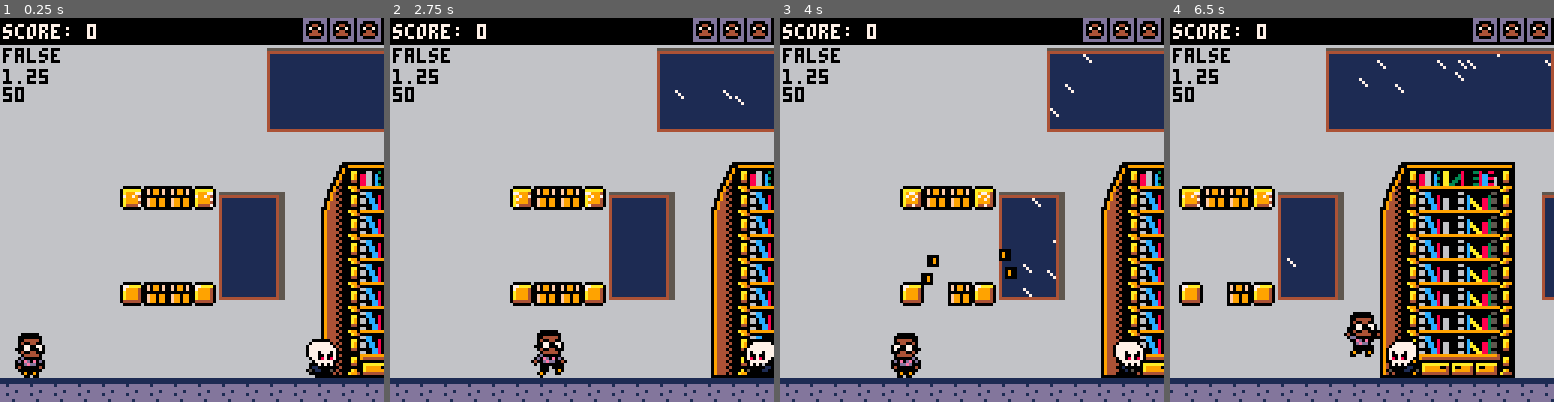
Above: before the commit, frames 1-4 (left to right).
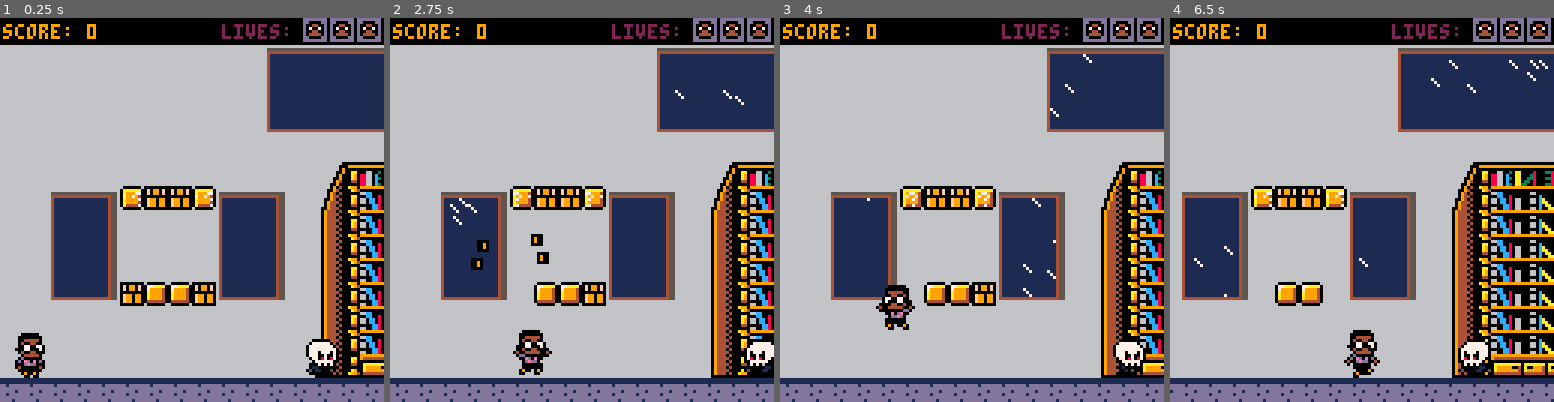
Above: after the commit, the same moments.

Repository: cwrightlibrary/pico-8
Game: PICO-8 cartridge library_game/carts/library-game.p8
The game is run twice, just before and just after one commit, with the same random seed, the same clock (stepped at 60 frames per second) and the same inputs.
Inputs:
- Up to frame 1 (0.25 s): no input
- Up to frame 2 (2.75 s): tap X (X key) at 0.33, 1.07, 1.85 s; tap O (Z key) at 0.7, 1.7, 2.1, 2.5 s; hold Right 1.6-2.1 s; hold Up 2.15-2.42 s; hold Right from 2.47 s (still down)
- Up to frame 3 (4 s): tap O (Z key) at 2.9, 3.3, 3.7 s; tap X (X key) at 2.97 s; release Right at 3.03 s; hold Left 3.08-3.58 s; hold Down 3.63-3.97 s
- Up to frame 4 (6.5 s): hold Right 4.02-4.68 s; tap X (X key) at 4.08, 5.2, 6.32 s; tap O (Z key) every 0.4 s from 4.1 to 6.1 s; hold Up 4.73-5.03 s; hold Left 5.08-5.68 s; hold Down 5.73-6.03 s; hold Right from 6.08 s (still down)

The runs differ from the first frame. In frame 1, 6.9% of the frame differs, in the area x 0-75%, y 1-75%; in frame 2, 8.4%; in frame 3, 8.8%; in frame 4, 41%, in the area x 0-100%, y 1-94%.

Commit message:
Add files via upload

Diff:
--- a/library_game/carts/library-game.p8
+++ b/library_game/carts/library-game.p8
@@ -62,7 +62,7 @@
  coin_update()
  q_brick_update()
 end
-timersk=0
+
 function _draw()
  cls(1)
  rain_draw()
@@ -82,9 +82,6 @@
   print('press p',cam_x+44,61,7)
  end
  _ui()
- print(p.hit,cam_x+1,10,0)
- print(p.max_dx,cam_x+1,17,0)
- print(timersk)
 end
 -->8
 --ui
@@ -93,7 +90,8 @@
  for i=1,p.lives do
   spr(45,cam_x+128-(9*i),0,1,1)
  end
- print('score: '..p.score,cam_x+1,2,7)
+ print('lives: ',cam_x+128-54,2,2)
+ print('score: '..p.score,cam_x+1,2,9)
 end
 
 function break_brick()
@@ -175,6 +173,7 @@
   jumping=false,
   falling=false,
   looper=false,
+  idle=true,
   waiting=0,
   acc=.2,
   boost=2,
@@ -189,7 +188,11 @@
   hit_down=.7,
   hit_tip='',
   lives=3,
-  hurt_loop=false
+  hurt_loop=false,
+  invincible=false,
+  invincible_timer=200,
+  invincible_sp_switch=false,
+  invincible_sp_flash=5
  }
 end
 
@@ -198,6 +201,18 @@
  p.dx*=friction
  --input
  --move left/right
+ if not btn(0)
+ and not btn(1)
+ and not btn(2)
+ and not btn(3)
+ and not btn(4)
+ and not p.jumping
+ and not p.falling
+ and not p.sliding then
+  p.idle=true
+ else
+  p.idle=false
+ end
  if p.lives>0 then
   if btn(⬅️) then
    p.dx-=p.acc
@@ -249,7 +264,7 @@
   end
   if btn(5)
   and not p.hit then
-   p.max_dx=1.75
+   p.max_dx=2.5
   elseif not btn(5)
   and not p.hit then
    p.max_dx=1.25
@@ -356,62 +371,80 @@
     p.anim=time()
     if p.hit_down<10 then
      p.hit_down*=1.1
+     end
      if p.y<140 then
       p.y+=p.hit_down
      else
-      --game menu code
+    end
+   end
+  end
+ end
+end
+
+function p_animate()
+ if (p.invincible and p.invincible_sp_switch)
+ or not p.invincible then
+  if p.running
+  and p.landed then
+   p.waiting=0
+   if time()-p.anim>.05 then
+    p.anim=time()
+    p.sp+=2
+    if p.sp>41 then
+     p.sp=33
+    end
+    if p.sp<33 then
+     p.sp=33
+    end
+   end
+   elseif not p.landed then
+    p.waiting=0
+    p.sp=11
+   else
+    if p.sp>10 then
+     p.sp=1
+    end
+    if p.waiting<rnd(540)+300 then
+     p.waiting+=1
+    else
+     if time()-p.anim>.1 then
+      p.anim=time()
+      if p.looper==false then
+       p.sp+=2
+       if p.sp>=9 then
+        p.looper=true
+       end
+      elseif p.looper==true then
+       p.sp-=2
+       if p.sp<=1 then
+        p.sp=1
+        p.looper=false
+        p.waiting=0
+      end
      end
     end
    end
   end
- end
-end
-
-function p_animate()
- if p.running
- and p.landed then
-  p.waiting=0
-  if time()-p.anim>.05 then
-   p.anim=time()
-   p.sp+=2
-   if p.sp>41 then
-    p.sp=33
-   end
-   if p.sp<33 then
-    p.sp=33
-   end
-  end
-  elseif not p.landed then
-   p.waiting=0
-   p.sp=11
-  else
-   if p.sp>10 then
-    p.sp=1
-   end
-   if p.waiting<rnd(540)+300 then
-    p.waiting+=1
-   else
-    if time()-p.anim>.1 then
-     p.anim=time()
-     if p.looper==false then
-      p.sp+=2
-      if p.sp>=9 then
-       p.looper=true
-      end
-     elseif p.looper==true then
-      p.sp-=2
-      if p.sp<=1 then
-       p.sp=1
-       p.looper=false
-       p.waiting=0
-     end
-    end
-   end
-  end
+ elseif not p.invincible_sp_switch then
+  p.sp=103
  end
  if p.hit
  and p.lives<1 then
   p.sp=13
+ end
+ if p.invincible then
+  if p.invincible_timer>0 then
+   p.invincible_timer-=1
+  else
+   p.invincible=false
+   p.invincible_timer=200
+  end
+  if p.invincible_sp_flash>0 then
+   p.invincible_sp_flash-=1
+  else
+   p.invincible_sp_switch=not p.invincible_sp_switch
+   p.invincible_sp_flash=5
+  end
  end
 end
 
@@ -466,7 +499,8 @@
    sk.x+=sk.dx
    if object_collide(p.x+2,p.y+p.h,p.x+2+p.w-4,p.y+p.h+1,sk.x+1,sk.y+2,sk.x+1+sk.w-2,sk.y+3)
    and not p.jumping
-   and p.falling then
+   and p.falling
+   and not p.invincible then
     if sk.hit==false then
      p.dy=-p.boost
      sk.hit=true
@@ -474,7 +508,11 @@
    elseif object_collide(p.x+3,p.y+1,p.x+3+p.w-6,p.y+1+p.h-1,sk.x+3,sk.y+3,sk.x+3+sk.w-6,sk.y+3+sk.h-3)
    and not object_collide(p.x+2,p.y+p.h,p.x+2+p.w-4,p.y+p.h+1,sk.x+1,sk.y+2,sk.x+1+sk.w-2,sk.y+3)
    and not sk.hit
-   and p.lives>0 then
+   and p.lives>0
+   and not p.invincible then
+    p.score-=25
+    sfx(7)
+    p.invincible=true
     p.hit=true
     p.hurt_loop=true
     p.dy=-p.boost
@@ -495,6 +533,9 @@
     end
    end
    timersk=sk.hit_wait
+   if p.max_dx<3 then
+    sk.hit_wait=50
+   end
   end
  end
 end
@@ -577,7 +618,8 @@
    sk_small.x+=sk_small.dx
    if object_collide(p.x+2,p.y+p.h,p.x+2+p.w-4,p.y+p.h+1,sk_small.x,sk_small.y,sk_small.x+sk_small.w,sk_small.y+1)
    and not p.jumping
-   and p.falling then
+   and p.falling
+   and not p.invincible then
     if not sk_small.hit then
      p.dy=-p.boost
      sk_small.hit=true
@@ -585,7 +627,11 @@
    elseif object_collide(p.x+3,p.y+1,p.x+3+p.w-6,p.y+1+p.h-1,sk_small.x+2,sk_small.y,sk_small.x+sk_small.w,sk_small.y+2+sk_small.h-4)
    and not object_collide(p.x+2,p.y+p.h,p.x+p.w-2,p.y+p.h+1,sk_small.x,sk_small.y,sk_small.x+sk_small.w-2,sk_small.y+1)
    and not sk_small.hit
-   and p.lives>0 then
+   and p.lives>0
+   and not p.invincible then
+    sfx(7)
+    p.invincible=true
+    p.score-=25
     p.hit=true
     p.hurt_loop=true
     p.dy=-p.boost
@@ -605,6 +651,9 @@
      p.hit=false
     end
    end
+    if p.max_dx<3 then
+     sk_small.hit_wait=50
+   end
   end
  end
 end
@@ -677,7 +726,7 @@
    if object_collide(p.x+3,p.y+1,p.x+3+p.w-6,p.y+1+p.h-1,coin.x,coin.y,coin.x+coin.w,coin.y+coin.h) then
     coin.y=-10
     sfx(1)
-    p.score+=1
+    p.score+=100
     del(coin_index,coin)
    end
    --update
@@ -1217,16 +1266,16 @@
 __map__
 8080808080808080808080808080808080808080808080808080808080808080808080808080808080808080808080808080808080808080808080808080808080808080808080808080808080808080808080808080808080808080808080808080808080808080808080808080808080808080808080808080808080808080
 8080808080808080808080818282828282828282838080808080808080808080808080808080808080808080808080808080808080808080808080808080808080808080808080808080808080808080808080808080808080808080808080808080808080808080808080808080808080808080808080808080808080808080
-8080808080808080808080919292929292929292938080808080808080808080808080808080808080808080808080808080808080808080808080808080808080808080808080808080808080808080808080808080808080808080808080808080808080808080808080808080808080808080808080808080808080808080
-8080808080808080808080919292929292929292938080808080808080808080808080808080808080808080808080808080808080808080808080808080808080808080808080808080808080808080808080808080808080808080808080808080808080808080808080808080808080808080808080808080808080808080
-8080808080808080808080a1a2a2a2a2a2a2a2a2a380809080808080808080808080808080808080808080808080808a908a808080808080808080808080808080808080808080808080808080808080808080808080808080808080808080808080808080808080808080808080808080808080808080808080808080808080
-8080808080808080808080808080808080808080808080808080808080808080808090808080808080808080808080808080808080808080808080808080808080808080808080808080808080808080808080808080808080808080808080808080808080808080808080808080808080808080808080808080808080808080
-8080808080808080808080808084858687888980808080808080908080808080808090808080806080808080808080808080808080808080808080808080808080808080808080808080808080808080808080808080808080808080808080808080808080808080808080808080808080808080808080808080808080808080
-80808080808a90908a8182838094959697989980818283808080808080808080808090808080809090909090908080808080808080808080808080808080808080808080808080808080808080808080808080808080808080808080808080808080808080808080808080808080808080808080808080808080808080808080
-80808080808080808091929380a495969798998091929380808080808090808080809080808080808080808080804b4c4c4c4d4e80808080808080808080808080808080808080808080808080808080808080808080808080808080808080808080808080808080808080808080808080808080808080808080808080808080
-80808080808080808091929380a495969798998091929380808080808080808080809080808080808080808080804f7f7f7f5f5e80808080808080808080808080808080808080808080808080808080808080808080808080808080808080808080808080808080808080808080808080808080808080808080808080808080
-80808080808080808091929380a495969798998091929380808080808080808080809080808080808080808080804f7f7f7f5f5e80808080808080808080808080808080808080808080808080808080808080808080808080808080808080808080808080808080808080808080808080808080808080808080808080808080
-80808080809d90909da1a2a380a4959697989980a1a2a3808080808a8080808a8080908a908a90808080808080804f7f7f7f5f5e80808080808080808080808080808080808080808080808080808080808080808080808080808080808080808080808080808080808080808080808080808080808080808080808080808080
+8080808080808080808080919292929292929292938080808080808080818380808080808080808080808080808080808080808080808080808080808080808080808080808080808080808080808080808080808080808080808080808080808080808080808080808080808080808080808080808080808080808080808080
+8080808080808080808080919292929292929292938080808080808080919380808080808080808081828282828283808080808080808080808080808080808080808080808080808080808080808080808080808080808080808080808080808080808080808080808080808080808080808080808080808080808080808080
+8080808080808080808080a1a2a2a2a2a2a2a2a2a380809d80808080809193808080808080808080919292929292938a908a808080808080808080808080808080808080808080808080808080808080808080808080808080808080808080808080808080808080808080808080808080808080808080808080808080808080
+80808080808080808080808080808080808080808080808080808080809193809d9d9d808080808091929292929293808080808080808080808080808080808080808080808080808080808080808080808080808080808080808080808080808080808080808080808080808080808080808080808080808080808080808080
+80808080808080808080808080848586878889808080808080809d908091938080809d8080808060a1a2a2a2a2a2a3808080808080808080808080808080808080808080808080808080808080808080808080808080808080808080808080808080808080808080808080808080808080808080808080808080808080808080
+80808182838a90908a8182838094959697989980818283808080808080a1a38080809d808080809d9d9d9d9d9d8080808080808080808080808080808080808080808080808080808080808080808080808080808080808080808080808080808080808080808080808080808080808080808080808080808080808080808080
+80809192938080808091929380a49596979899809192938080808080909d908080809d80808080808080808080804b4c4c4c4d4e80808080808080808080808080808080808080808080808080808080808080808080808080808080808080808080808080808080808080808080808080808080808080808080808080808080
+80809192938080808091929380a495969798998091929380808080808080808080809d80808080808080808080804f7f7f7f5f5e80808080808080808080808080808080808080808080808080808080808080808080808080808080808080808080808080808080808080808080808080808080808080808080808080808080
+80809192938080808091929380a495969798998091929380808080808080808080809d80808080808080808080804f7f7f7f5f5e80808080808080808080808080808080808080808080808080808080808080808080808080808080808080808080808080808080808080808080808080808080808080808080808080808080
+8080a1a2a3909d9d90a1a2a380a4959697989980a1a2a3808080808a8080808a80809d8a9d8a9d808080808080804f7f7f7f5f5e80808080808080808080808080808080808080808080808080808080808080808080808080808080808080808080808080808080808080808080808080808080808080808080808080808080
 80808080808080808080808080a4959697989980808080808080808080808080808080808080808080804b4c4c4c4c4c7a4a5f5e80808080808080808080808080808080808080808080808080808080808080808080808080808080808080808080808080808080808080808080808080808080808080808080808080808080
 80808080808080808080808040a4959697989980808080808080808080808080808080808080808080804f7f7f7f7f7f5f5a5f5e80808080808080808080808080808080808080808080808080808080808080808080808080808080808080808080808080808080808080808080808080808080808080808080808080808080
 80808080808080808080808080b4a5a6a7a8a980808060808080808080808080808080808080808080805b5c5c5c5c5c5d6a5d5e80808080808080808080808080808080808080808080808080808080808080808080808080808080808080808080808080808080808080808080808080808080808080808080808080808080
Not shown, changed: the sound effects (__sfx__) section of library_game/carts/library-game.p8
